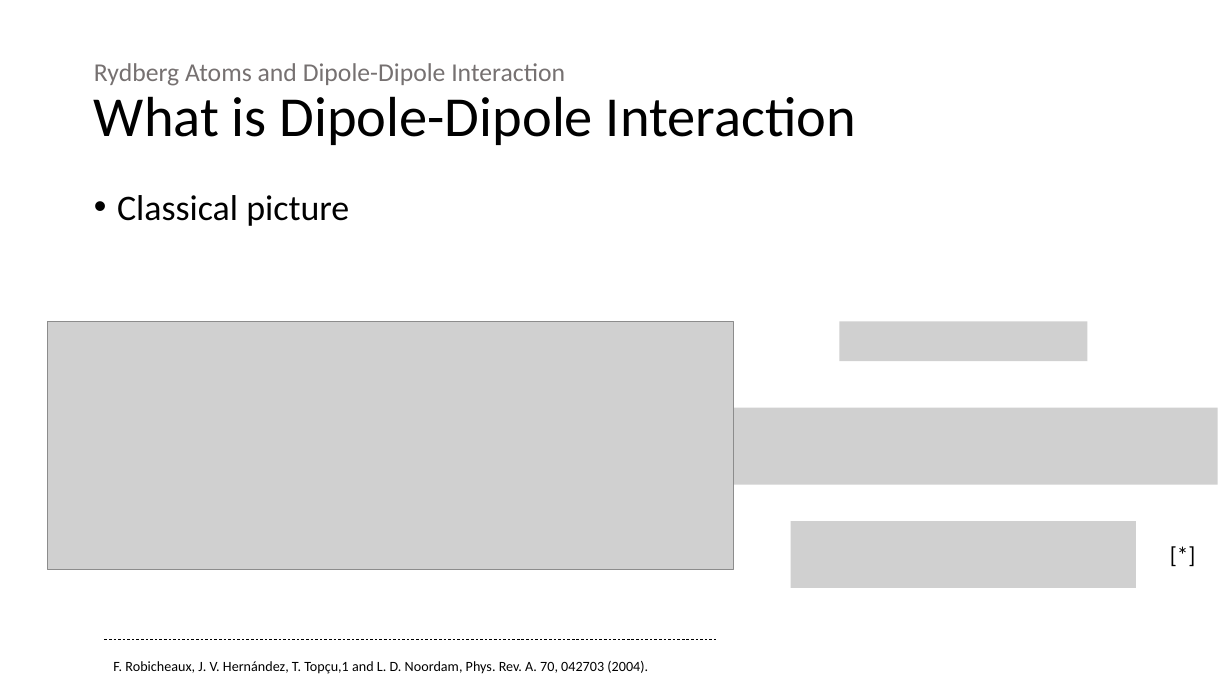
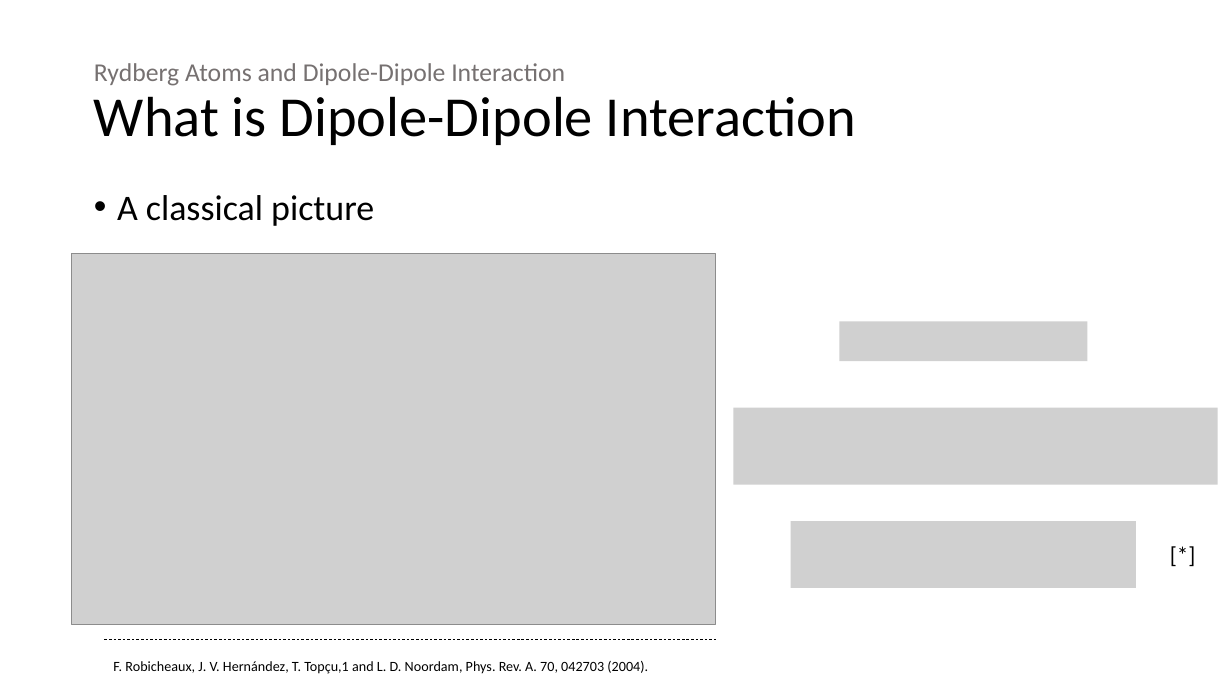
Before and after one commit to 545zhou/PHD-thesis, a slide deck: slide 4 of Presentation1.pptx. Drawn at 1232x693 pixels with LibreOffice and Linux fonts; fonts in the diff are those of the drawing; grey boxes stand for pictures. Boxes give left, top, right and bottom in pixels: in the first picture for what was removed or moved away, otherwise in the second. Text is boxed around its words. In the diff, an @@ line names an element or a change of style, - is before the commit and + after.

```diff
--- a/Presentation1.pptx
+++ b/Presentation1.pptx
@@ text at box(117, 195, 374, 226): text changed @@
-• Classical picture
+• A classical picture
@@ picture: place and size @@
-picture at box(48, 322, 734, 570)
+picture at box(71, 254, 716, 625)
```
Also in this commit, not shown: 7 other slides changed, 1 slide added, 11 other files.
